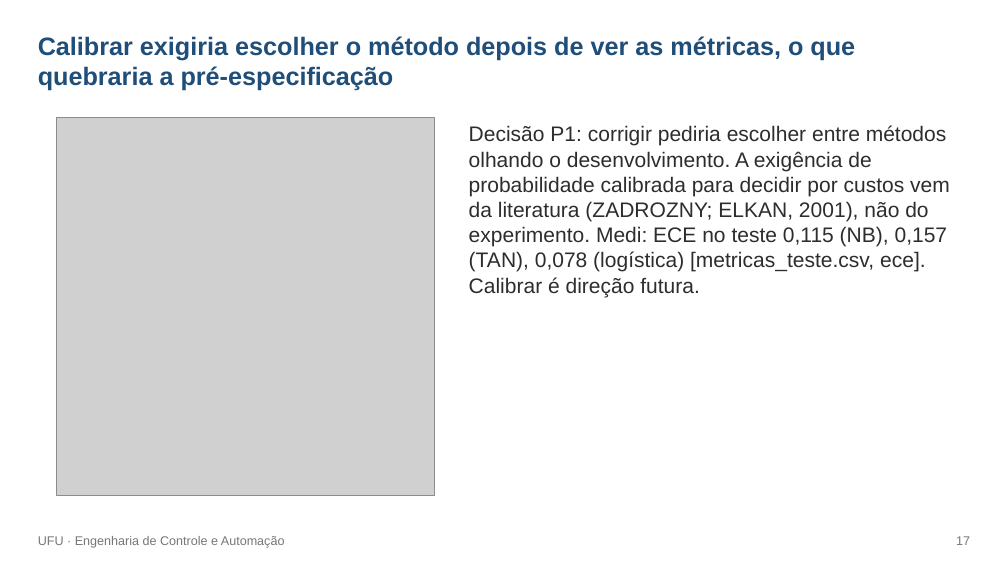
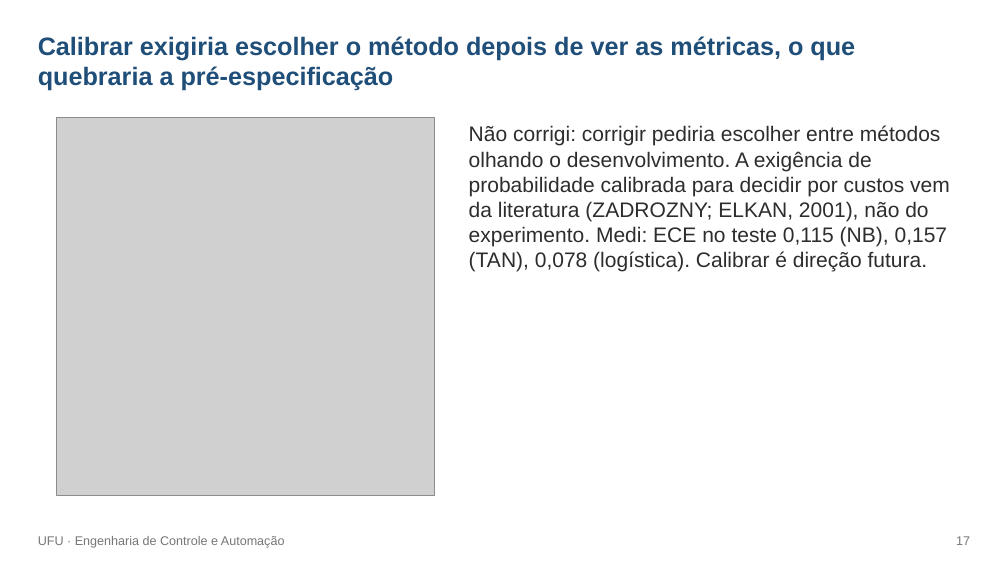
Before and after one commit to rodrigotriboni1/tcc-redes-bayesianas, a slide deck: slide 17 of monografia/defesa/Defesa_TCC_Rodrigo_rascunho.pptx. Drawn at 1008x567 pixels with LibreOffice and Linux fonts; fonts in the diff are those of the drawing; grey boxes stand for pictures. Boxes give left, top, right and bottom in pixels: in the first picture for what was removed or moved away, otherwise in the second. Text is boxed around its words. In the diff, an @@ line names an element or a change of style, - is before the commit and + after.

```diff
--- a/monografia/defesa/Defesa_TCC_Rodrigo_rascunho.pptx
+++ b/monografia/defesa/Defesa_TCC_Rodrigo_rascunho.pptx
@@ text at [469,125,950,272]: text changed @@
-Decisão P1: corrigir pediria escolher entre métodos olhando o desenvolvimento. A exigência de probabilidade calibrada para decidir por custos vem da literatura (ZADROZNY; ELKAN, 2001), não do experimento. Medi: ECE no teste 0,115 (NB), 0,157 (TAN), 0,078 (logística) [metricas_teste.csv, ece]. Calibrar é direção futura.
+Não corrigi: corrigir pediria escolher entre métodos olhando o desenvolvimento. A exigência de probabilidade calibrada para decidir por custos vem da literatura (ZADROZNY; ELKAN, 2001), não do experimento. Medi: ECE no teste 0,115 (NB), 0,157 (TAN), 0,078 (logística). Calibrar é direção futura.
```
Also in this commit, not shown: 9 other slides changed, 3 other files.
